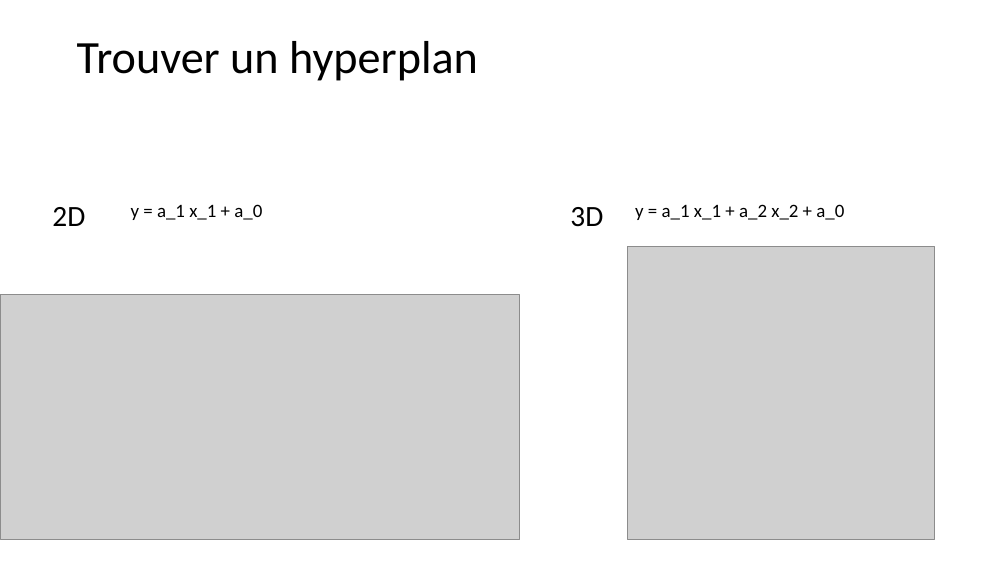
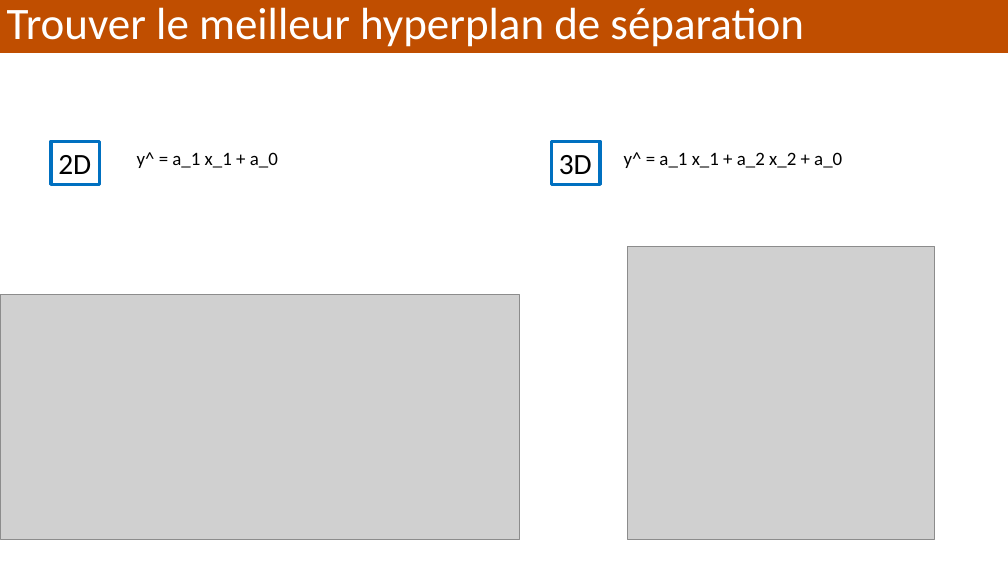
Before and after one commit to alexisperrier/XEmines_DataScience_2020, a slide deck: slide 6 of slides/XEM20_S1D4_Logistic_regression.pptx (slide 7 before the commit). Drawn at 1008x567 pixels with LibreOffice and Linux fonts; fonts in the diff are those of the drawing; grey boxes stand for pictures. Boxes give left, top, right and bottom in pixels: in the first picture for what was removed or moved away, otherwise in the second. Text is boxed around its words. In the diff, an @@ line names an element or a change of style, - is before the commit and + after.

```diff
--- a/slides/XEM20_S1D4_Logistic_regression.pptx
+++ b/slides/XEM20_S1D4_Logistic_regression.pptx
@@ rectangle added at (0, 0, 1008, 53), fill #C04E00, 42.9 pt, text #FFFFFF @@
+Trouver le meilleur hyperplan de séparation
@@ text removed at (77, 41, 478, 81) @@
-Trouver un hyperplan
@@ rectangle "2D": place and size @@
-rectangle "2D" at (52, 207, 85, 226)
+rectangle "2D" at (51, 141, 99, 185)
@@ rectangle "2D" at (51, 141, 99, 185): outline none to #0070C0 3 pt @@
@@ rectangle "3D" at (551, 141, 600, 185): outline none to #0070C0 3 pt @@
@@ rectangle "3D": place and size @@
-rectangle "3D" at (570, 207, 603, 227)
+rectangle "3D" at (551, 141, 600, 185)
@@ text at (137, 152, 278, 168): text changed @@
-y = a_1 x_1 + a_0
+y^ = a_1 x_1 + a_0
@@ text at (624, 152, 842, 168): text changed @@
-y = a_1 x_1 + a_2 x_2 + a_0
+y^ = a_1 x_1 + a_2 x_2 + a_0
```
Also in this commit, not shown: 19 other slides changed, 16 slides added, 3 slides removed, 10 other files.
